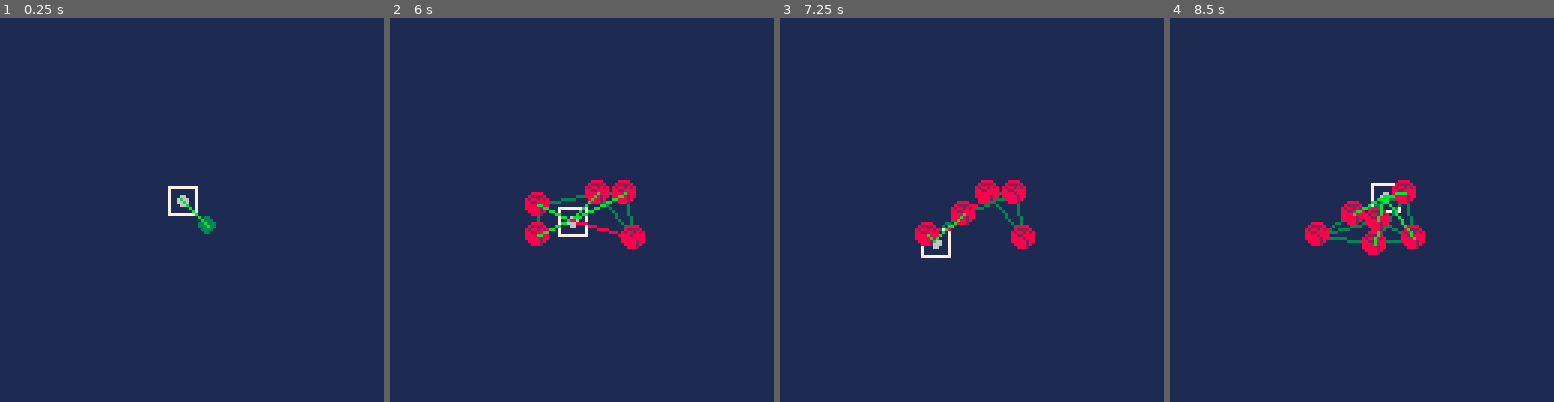
Above: before the commit, frames 1-4 (left to right).
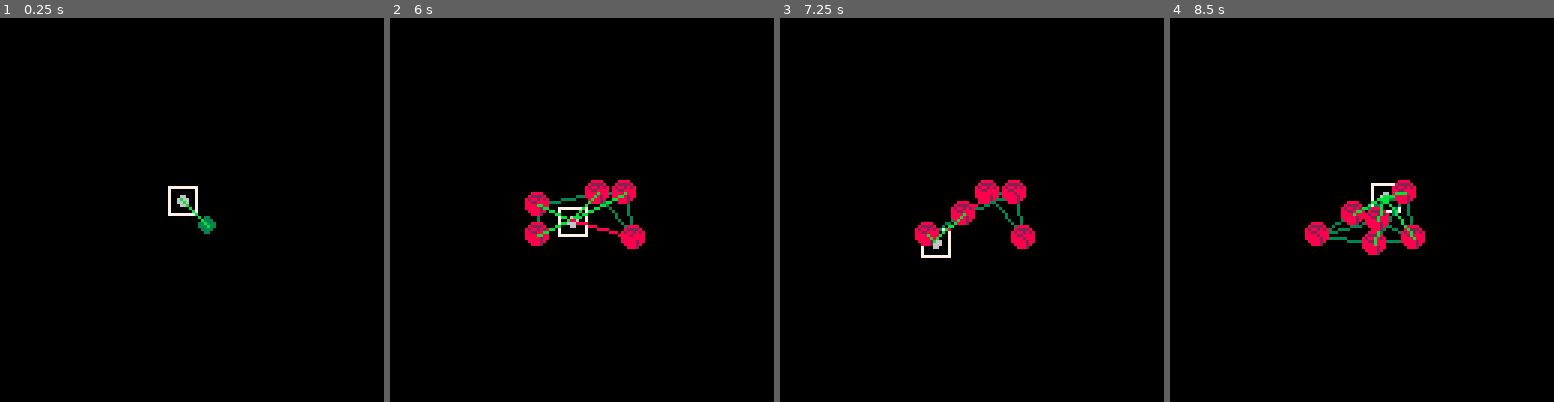
Above: after the commit, the same moments.

Repository: hughbagan/starbase-pico8
Game: PICO-8 cartridge starbase.p8
Same seed, same stepped clock (60 frames per second), same inputs: the game is played once before the commit and once after it.
Inputs:
- Up to frame 1 (0.25 s): no input
- Up to frame 2 (6 s): tap O (Z key) at 0.33, 0.7, 1.43, 2.22, 3.1, 3.98, 4.87, 5.75 s; tap X (X key) at 1.07, 2.07, 2.4, 2.73, 3.07, 3.4, 3.73, 4.07, 4.4, 4.73, 5.07, 5.4, 5.73 s; hold Left 1.97-2.37 s; hold Down 2.42-2.82 s; hold Right 2.87-3.53 s; hold Up 3.58-4.08 s; hold Right 4.13-4.53 s; hold Down 4.58-5.08 s; hold Left 5.13-5.8 s; hold Up from 5.85 s (still down)
- Up to frame 3 (7.25 s): tap X (X key) every 0.33 s from 6.07 to 7.07 s; release Up at 6.18 s; hold Left 6.23-6.63 s; tap O (Z key) at 6.63 s; hold Down 6.68-7.08 s; hold Right from 7.13 s (still down)
- Up to frame 4 (8.5 s): tap X (X key) every 0.33 s from 7.4 to 8.4 s; tap O (Z key) at 7.52, 8.4 s; release Right at 7.8 s; hold Up 7.85-8.35 s; hold Right from 8.4 s (still down)

The runs differ from the first frame. In frame 1, 100% of the frame differs, in the area x 0-100%, y 0-100%; in frame 2, 98%; in frame 3, 98%; in frame 4, 97%.

Commit message:
add todo: scroll camera/level
and make background black

Diff:
--- a/starbase.p8
+++ b/starbase.p8
@@ -6,7 +6,7 @@
 
 
 --todo: node selection ui
-
+--todo: scroll camera/level
 --todo: fix pwr algo
 
 --also wtf is local again?
@@ -47,7 +47,7 @@
 end
 
 function _draw()
- cls(1)
+ cls(0)
  spr(1,c.x+1,c.y+1)
 	rect(c.x,c.y,
 						c.x+tsz+1,c.y+tsz+1,7)
@@ -59,7 +59,7 @@
  	 node.draw(nodes[i])
  	end
 
-	 --create nbr prediction
+	 --neighbour preview
 	 if #nodes[i].nbr<4 then
  	 if node.near(c,nodes[i],rad+1) then
 	   line(c.ctr.x,c.ctr.y,nodes[i].ctr.x,nodes[i].ctr.y,11)
